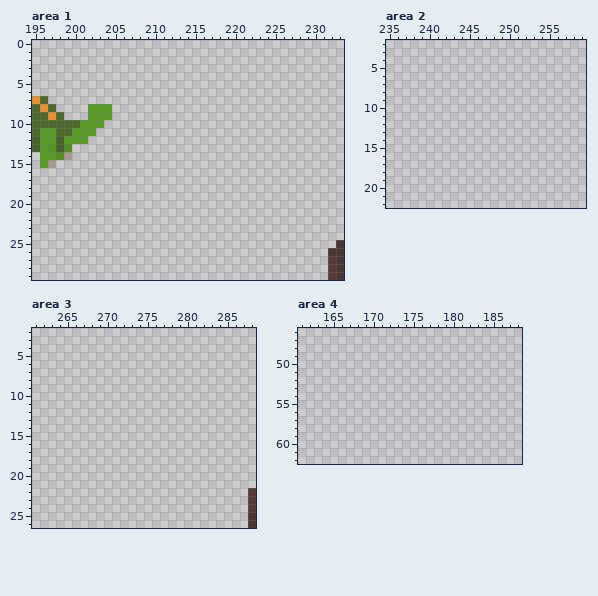
Pixel-art file, stored at wcale-nie-noita/test1.aseprite. The picture above is the old version.
400x200 pixels, 1 frame. Colours within 5 levels of each other are drawn and written as one. Shown: area 1: x 195..233, y 0..29; area 2: x 235..259, y 2..22; area 3: x 261..288, y 2..26; area 4: x 161..188, y 46..62. The commit also changed other parts of the picture, which this record leaves out.
Now the later version:
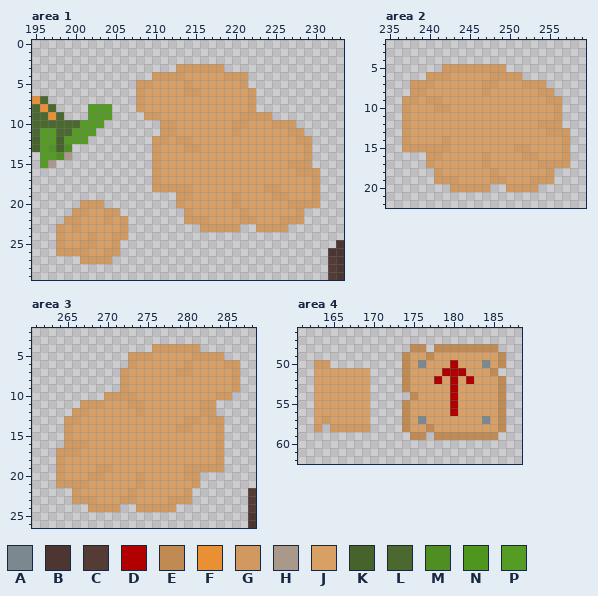
Palette (. is transparent): A #7b888f  B #4d3531  C #553b36  D #b20000  E #c18a53  F #ea9034  G #d1985f  H #aa998a  J #d9a066  K #47632c  L #4b692f  M #4e8e22  N #4f961f  P #549c23
Edits made:
Changed rows in their new state; - is an unchanged pixel.
Area 1:
first column x 198:
 3 ---------------GGGGGG------------
 4 ------------GGGGJJJJJGGG---------
 5 ----------GGJJJJGJJJJJJG---------
 6 ----------GJJJJJGGJJJJJJG--------
 7 ----------GJJJJJJJJJJJJJG--------
 8 ----------GJJJJJJJJJJJJJG--------
 9 -----------GGJJJJJJJJJJGGGG------
10 -------------GGJJJJJJJGGJJJGGG---
11 -------------GGJJJJJJJGJJJJJJGG--
12 ------------GGJGGJJJJJJJJJJJJJGG-
13 ------------GJJJGGJJJJJJJJJJJJJG-
14 ------------GJJJJJJJJJJJJJJJJJJG-
15 ------------GJJJJJJJJJJJJJJJJGGG-
16 ------------GJJJJJJJJJJJJJJJJJGGG
17 ------------GJJJJJJJJJJJJJJJJJJJG
18 ------------GGGGGJJJJJJJJJGGJJJJG
19 ---------------GGJJJJJGJJJJGGJJJG
20 ---GGG---------GJJJJJJGJJJJJJGGGG
21 --GGJJGG--------GJJJJJJGJJJJJJG--
22 -GGJJJGJG-------GGGJJJJGGJJJGGG--
23 GJGJJJJJG---------GGGGG--GGGG----
24 GJJJGJJGG------------------------
25 GJJGGJJG-------------------------
26 GGGGJJGG-------------------------
27 ---GGGG--------------------------
Area 2:
first column x 237:
 5 -----GGGGGGGG--------
 6 ---GGGJJJJJGGGG------
 7 -GGGJJJJJJGGJJJGGG---
 8 -GGJJJJJJJGJJJJJJGG--
 9 GGJGGJJJJJJJJJJJJJGG-
10 GJJJGGJJJJJJJJJJJJJG-
11 GJJJJJJJJJJJJJJJJJJG-
12 GJJJJJJJJJJJJJJJJGGG-
13 GJJJJJJJJJJJJJJJJJGGG
14 GJJJJGJJJJJJJJJJJJJJG
15 GGGGGGJJJJJJJJGGJJJJG
16 ---GGJJJJJGJJJJGGJJJG
17 ---GJJJJJJGJJJJJJGGGG
18 ----GJJJJJJGJJJJJJG--
19 ----GGGJJJJGGJJJGGG--
20 ------GGGGG--GGGG----
Area 3:
first column x 264:
 4 ------------GGGGGG-----
 5 ---------GGGJJJJJGGGG--
 6 ---------GJJJJJJGJJJJGG
 7 --------GJJJJJJGGJJJJJG
 8 --------GJJJJJJJJJJJJJG
 9 --------GJJJJJJJJJJJJJG
10 ------GGGGJJJJJJJJJJGG-
11 ---GGGJJJGGJJJJJJJGG---
12 --GGJJJJJJGJJJJJJJGG---
13 -GGJJJJJJJJJJJJJGGJGG--
14 -GJJJJJJJJJJJJJGGJJJG--
15 -GJJJJJJJJJJJJJJJJJJG--
16 -GGGJJJJJJJJJJJJJJJJG--
17 GGGJJJJJJJJJJJJJJJJJG--
18 GJJJJJJJJJJJJJJJJJJJG--
19 GJJJJGGJJJJJJJJJGGGGG--
20 GJJJGGJJJJGJJJJJGG-----
21 GGGGJJJJJJGJJJJJJG-----
22 --GJJJJJJGJJJJJJG------
23 --GGGJJJGGJJJJGGG------
24 ----GGGG--GGGGG--------
Area 4:
first column x 163:
48 ------------EE-EEEEEEEE-
49 -----------EJJEJJJJJJJJE
50 GG---------EJAJJJDJJJAJE
51 JJJJJJJ----EJJJJDDDJJJE-
52 JJJJJJJ----EJJJDJDJDJJJE
53 JJJJJJJ----EJJJJJDJJJJJE
54 JJJJJJJ-----EJJJJDJJJJJE
55 JJJJJJJ----EJJJJJDJJJJJE
56 JJJJJJJ----EJJJJJDJJJJJE
57 JGJJJJJ----EJAJJJJJJJAJE
58 G-GGGGG----EJJEJJJJJJJJE
59 ------------EE-EEEEEEEE-
Pixel boxes of the changes (left, top, right, bottom) in both pictures:
added: (136, 64, 320, 232)
added: (56, 200, 128, 264)
added: (402, 64, 570, 192)
added: (56, 344, 240, 512)
added: (402, 344, 506, 440)
added: (314, 360, 370, 432)
